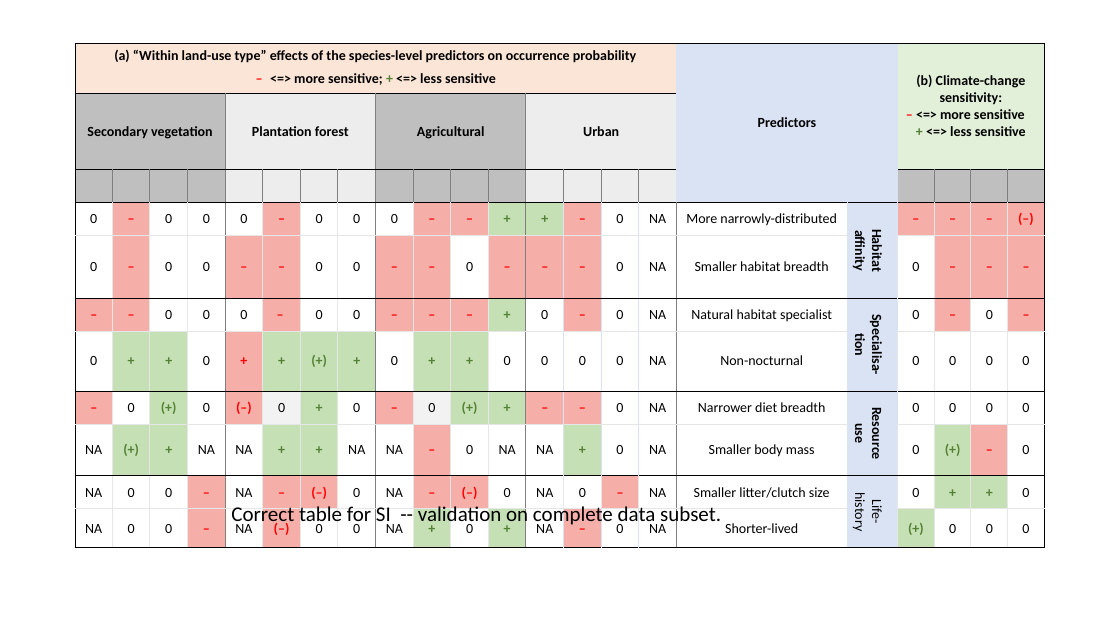
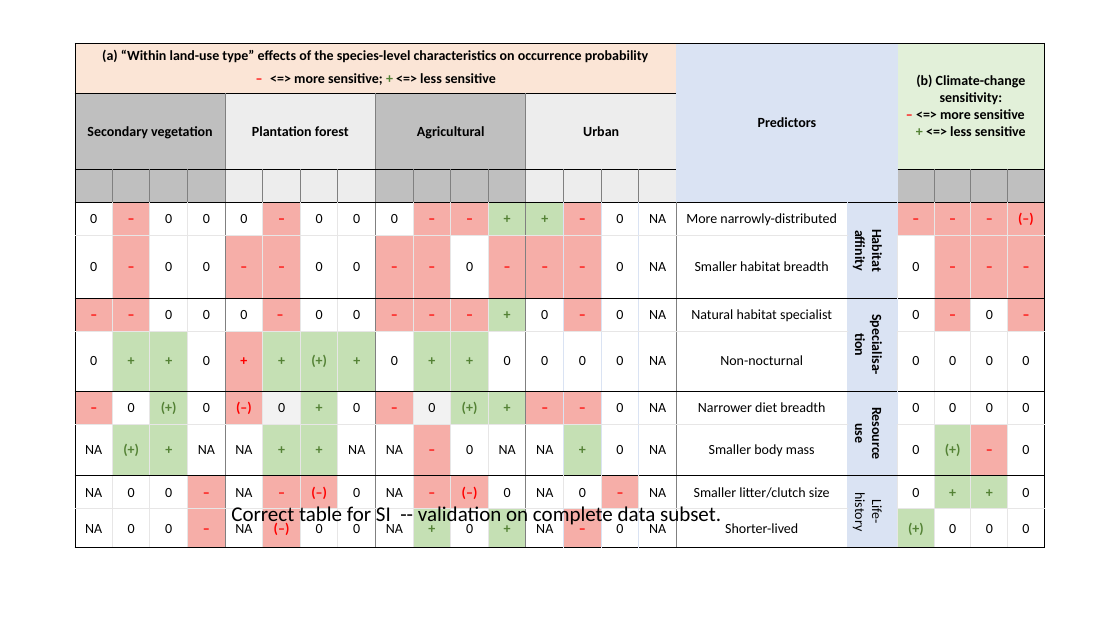
Before and after one commit to AdrienneEtard/Thesis, a slide deck: slide 3 of Thesis_docs/Chapter4/Synthesis_Figure_V2.pptx. Drawn at 1120x630 pixels with LibreOffice and Linux fonts; fonts in the diff are those of the drawing; background and template pictures are left out. Boxes give left, top, right and bottom in pixels: in the first picture for what was removed or moved away, otherwise in the second. Text is boxed around its words. In the diff, an @@ line names an element or a change of style, - is before the commit and + after.

```diff
--- a/Thesis_docs/Chapter4/Synthesis_Figure_V2.pptx
+++ b/Thesis_docs/Chapter4/Synthesis_Figure_V2.pptx
@@ table at (75,44,1048,537) @@
-row 1, column 1: (a) “Within land-use type” effects of the species-level predictors on occurrence probability / – <=> more sensitive; + <=> less sensitive
+row 1, column 1: (a) “Within land-use type” effects of the species-level characteristics on occurrence probability / – <=> more sensitive; + <=> less sensitive
```
Also in this commit, not shown: 2 other slides changed, 41 other files.
